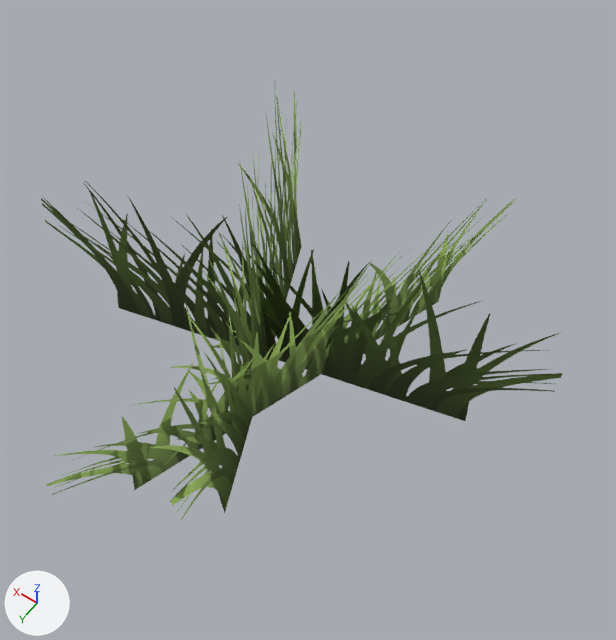
The glTF model assets/models/nature/alpine_grass_1.glb as it was, and as the next commit left it.
Camera for both pictures: a camera (50 mm lens) standing at (-0.329, 0.41, 0.721) and looking at (-0.026, -0.015, 0.054). Every picture has the same lights, and +X, +Y and +Z are marked at lower left. The picture after the commit comes second. Vertices at exactly the same position are counted once.

The first picture shows 'alpine_grass_1'.
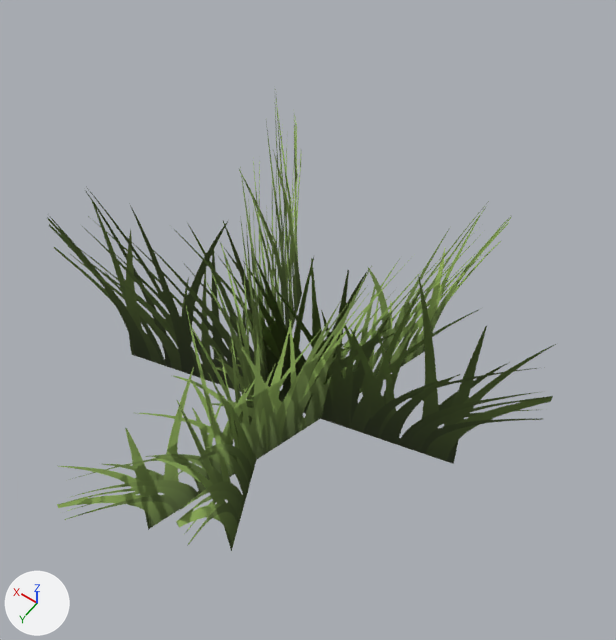
What the commit changed:
me_alpine_grass_1 is used by ob_alpine_grass_1; location (0.0, 0.0, 0.0).
me_alpine_grass_1 had 18 vertices, 12 faces and spanned x -0.264..0.273, y -0.244..0.274, z -0.03..0.218.
me_alpine_grass_1 now has 18 vertices, 12 faces and spans x -0.264..0.273, y -0.244..0.274, z -0.12..0.218.
me_alpine_grass_1 part 1: the loose piece of 6 vertices spanning x -0.264..0.273, y -0.095..0.06, z -0.03..0.16 is scaled about its middle by (1, 1, 1.47), then moved by (0.0, 0.0, -0.045).
me_alpine_grass_1 part 2: the loose piece of 6 vertices spanning x -0.084..0.141, y -0.213..0.238, z -0.03..0.218 is scaled about its middle by (1, 1, 1.36), then moved by (0.0, 0.0, -0.045).
me_alpine_grass_1 part 3: the loose piece of 6 vertices spanning x -0.141..0.048, y -0.244..0.274, z -0.03..0.163 is scaled about its middle by (1, 1, 1.47), then moved by (0.0, 0.0, -0.045).

Changed parts and their boxes [x1, y1, x2, y2] in the pictures (616 x 640 px; the box of a moved part takes in the faces that stretch with it):
'alpine_grass_1', reshaped: before [41, 80, 562, 520]; after [47, 98, 556, 551]
part 1 of me_alpine_grass_1, moved or reshaped: before [41, 182, 562, 421]; after [47, 187, 556, 464]
part 2 of me_alpine_grass_1, moved or reshaped: before [150, 80, 302, 520]; after [153, 98, 302, 551]
part 3 of me_alpine_grass_1, moved or reshaped: before [46, 198, 516, 495]; after [57, 201, 512, 529]
